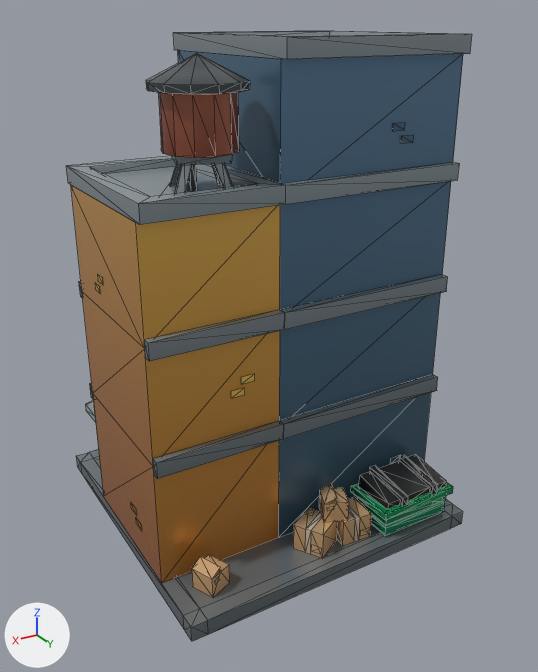
The glTF model model_3d/Building2/Building.glb: old version first, new version second.
Both versions are drawn from a 50 mm camera at (2.23, 3.87, 3.14) aimed at (-0.01, 0.13, 1.27). Arrows for +X, +Y and +Z are at lower left; the lights stay in place. Mesh edges are drawn as thin lines. Where no turn or scale is listed for an object, it has been applied to the vertices. Vertices at the same position are counted once.

The older version as bpy lines, for what is in view:
```python
me_building_h = bpy.data.meshes.new('building_H')
me_building_h.from_pydata(...)  # 1552 vertices, 1885 faces; spans x -1.0..1.0, y -1.0..1.0, z 0.0..3.05
me_building_h.materials.append(mat_citybits_texture)  # picture img_citybits_texture_png
ob_building_h = bpy.data.objects.new('building_H', me_building_h)
ob_building_h.location = (0.0, 0.0, 0.0)
```
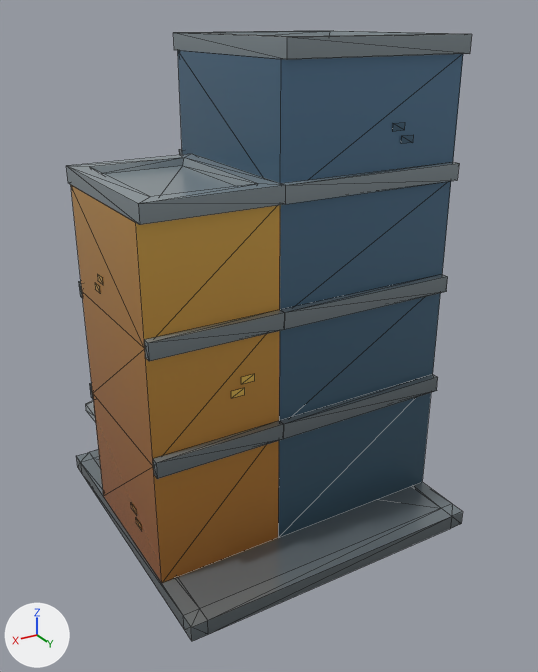
The change, as a list of edits to the scene's bpy script:
```text
Change me_building_h:
    used by ob_building_h; location = (0.0, 0.0, 0.0)
    remove me_building_h.from_pydata(...)  # 1552 vertices, 1885 faces; spans x -1.0..1.0, y -1.0..1.0, z 0.0..3.05
    add me_building_h.from_pydata(...)  # 1215 vertices, 1389 faces; spans x -1.0..1.0, y -1.0..1.0, z 0.0..3.05
    me_building_h part 1: 26 loose pieces with 337 vertices, spanning x -0.91..0.86, y -0.98..0.98, z 0.1..2.98, are deleted
```

What differs and where, as boxes [x1, y1, x2, y2] in the pictures (538 x 672 px):
part 1 of me_building_h, deleted
    before: [146, 53, 453, 598]
